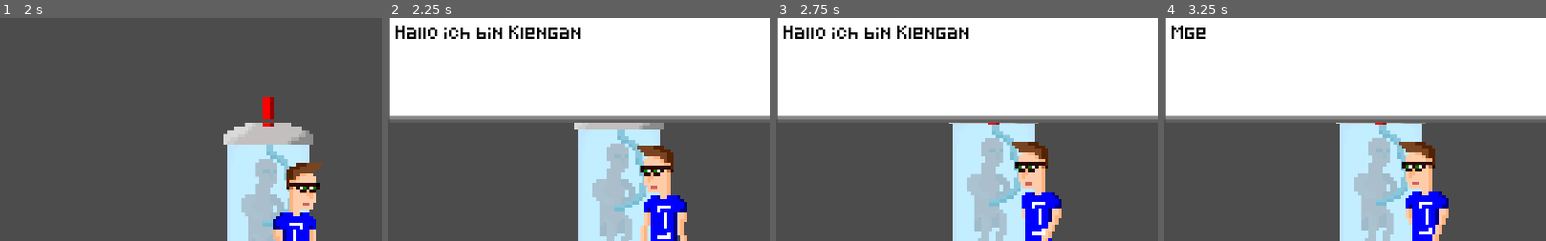
Above: before the commit, frames 1-4 (left to right).
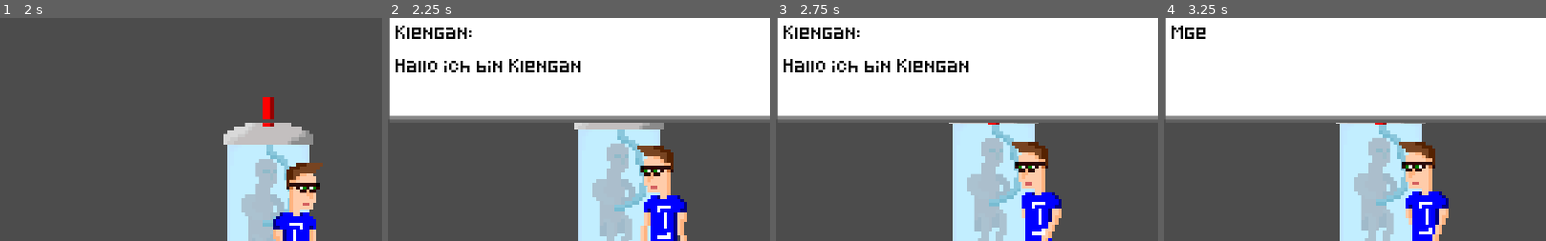
Above: after the commit, the same moments.

Repository: klenganthegame/KlenganTheGame
Game: Godot game, scene res://level/Level1.tscn
The game is run twice, just before and just after one commit, with the same random seed, the same clock (stepped at 60 frames per second) and the same inputs.
Inputs:
- Up to frame 1 (2 s): tap Enter (accept) at 0.5, 1.35 s; hold Enter (accept) 0.53-1.28 s; hold D (walk_right) from 0.53 s (still down); tap Space (jump) at 0.77, 1.52 s
- Up to frame 2 (2.25 s): release D (walk_right) at 2.03 s; hold A (walk_left) from 2.03 s (still down); hold Enter (accept) from 2.03 s (still down)
- Up to frame 3 (2.75 s): keep holding A (walk_left); keep holding Enter (accept)
- Up to frame 4 (3.25 s): release A (walk_left) at 2.78 s; release Enter (accept) at 2.78 s; hold D (walk_right) from 2.78 s (still down); tap Enter (accept) at 2.85 s; tap Space (jump) at 3.02 s
The pictures show only the part of the screen within x 16-66%, y 6-56%; the shares and areas given below are measured in that part.

Frame 1 is identical in both runs. In frame 2, 2.8% of the frame differs, in the area x 2-51%, y 3-25%; in frame 3, 2.8%; in frame 4, nothing differs.

Commit message:
fixed dialoguebox

Diff:
--- a/objects/level1/Klengan.gd
+++ b/objects/level1/Klengan.gd
@@ -22,13 +22,17 @@
 
 func _process(delta):
 	can_move = !$CanvasLayer/DialogueBox.block_walk
+
 	if can_interact and Input.is_action_pressed("accept") and $CanvasLayer/DialogueBox.hidden:
 
-		# TODO:get Textarray from Interactable Object
+		# TODO:
+		#   If (Group = interactable && person):
+		#       get Textarray from Interactable Object and talk
+
 
 
 		# for debug purposes:
-		$CanvasLayer/DialogueBox.talk(["Hallo ich bin Klengan", "Möge der Saft mit euch sein", "schubidu", "blahblahblahblah"])
+		$CanvasLayer/DialogueBox.talk(["Klengan:\nHallo ich bin Klengan", "Möge der Saft mit euch sein", "schubidu", "blahblahblahblah"])
 
 func _physics_process(delta):
 	motion.y += GRAVITY
--- a/objects/level1/Klengan.tscn
+++ b/objects/level1/Klengan.tscn
@@ -43,7 +43,6 @@
 scale = Vector2( 0.2, 0.2 )
 frames = SubResource( 1 )
 animation = "walk"
-frame = 3
 playing = true
 
 [node name="Camera2D" type="Camera2D" parent="."]
--- a/objects/mechanics/DialogueBox.gd
+++ b/objects/mechanics/DialogueBox.gd
@@ -9,6 +9,8 @@
 var wait : bool
 var block_walk : bool
 var hidden : bool
+
+var block_box_timer : bool
 
 func _ready():
 	hidden = true
@@ -23,6 +25,7 @@
 	hidden = false
 	num = 0
 	$RichTextLabel.text = text[num]
+	print("talk")
 	to_beginning()
 	show()
 
@@ -35,10 +38,11 @@
 				to_beginning()
 
 			elif $RichTextLabel.percent_visible == 1:
-				block_walk = false
+				num = 0
+				wait == false
+				$RichTextLabel.percent_visible = .05
 				$InputBlocker.wait_time = block_time
 				$InputBlocker.start()
-				num = 0
 				hide()
 		else:
 			$RichTextLabel.percent_visible = 1
@@ -57,4 +61,7 @@
 	$Timer.start()
 
 func _on_InputBlocker_timeout():
+	print("schubi")
 	hidden = true
+	block_walk = false
+	$Timer.stop()
--- a/objects/mechanics/DialogueBox.tscn
+++ b/objects/mechanics/DialogueBox.tscn
@@ -22,6 +22,7 @@
 
 [node name="InputBlocker" type="Timer" parent="."]
 wait_time = 3.0
+one_shot = true
 
 [node name="Timer" type="Timer" parent="."]
 wait_time = 0.1
